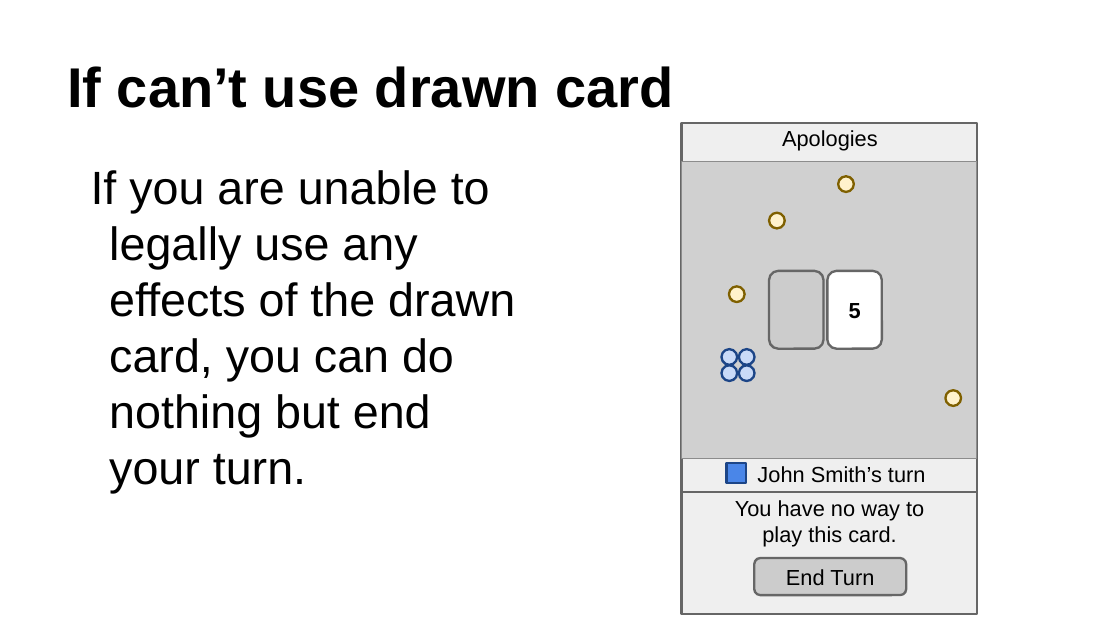
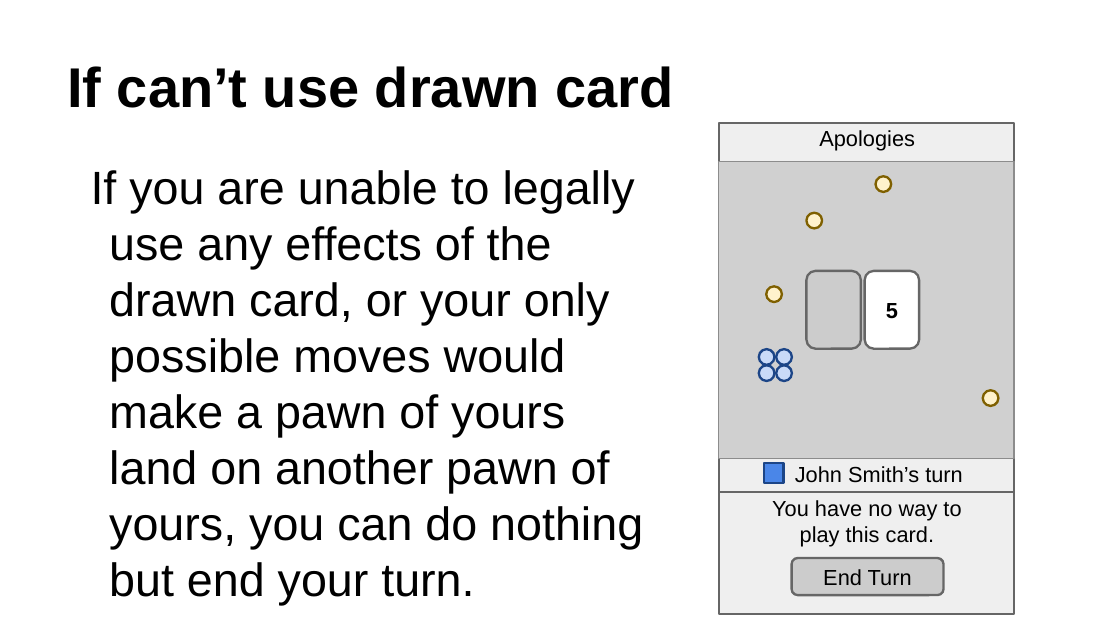
Before and after one commit to drexel-cs451-rbbtd/apologies, a slide deck: slide 25 of doc/slide prototype/export from Google Drive.pptx (slide 22 before the commit). Drawn at 1120x630 pixels with LibreOffice and Linux fonts; fonts in the diff are those of the drawing; grey boxes stand for pictures. Boxes give left, top, right and bottom in pixels: in the first picture for what was removed or moved away, otherwise in the second. Text is boxed around its words. In the diff, an @@ line names an element or a change of style, - is before the commit and + after.

```diff
--- a/doc/slide prototype/export from Google Drive.pptx
+++ b/doc/slide prototype/export from Google Drive.pptx
@@ text at [91, 170, 643, 606]: text changed @@
-If you are unable to legally use any effects of the drawn card, you can do nothing but end your turn.
+If you are unable to legally use any effects of the drawn card, or your only possible moves would make a pawn of yours land on another pawn of yours, you can do nothing but end your turn.
@@ 3 ellipses, 2 rounded rectangles, 1 text, 1 rectangle: place and size @@
-3 ellipses, 2 rounded rectangles, 1 text, 1 rectangle at [727, 213, 961, 547]
+3 ellipses, 2 rounded rectangles, 1 text, 1 rectangle at [764, 213, 998, 547]
@@ ellipse: place and size @@
-ellipse at [739, 349, 755, 365]
+ellipse at [759, 349, 775, 365]
@@ ellipse: place and size @@
-ellipse at [721, 349, 737, 365]
+ellipse at [776, 349, 792, 365]
@@ ellipse: place and size @@
-ellipse at [739, 365, 755, 381]
+ellipse at [759, 365, 775, 381]
@@ ellipse: place and size @@
-ellipse at [721, 365, 737, 381]
+ellipse at [776, 365, 792, 381]
@@ 2 texts, 1 picture, 1 rounded rectangle, 1 rectangle, 1 ellipse, 1 line: place and size @@
-2 texts, 1 picture, 1 rounded rectangle, 1 rectangle, 1 ellipse, 1 line at [681, 123, 978, 614]
+2 texts, 1 picture, 1 rounded rectangle, 1 rectangle, 1 ellipse, 1 line at [719, 123, 1016, 614]
```
Also in this commit, not shown: 5 other slides changed, 4 slides added, 1 other file.
